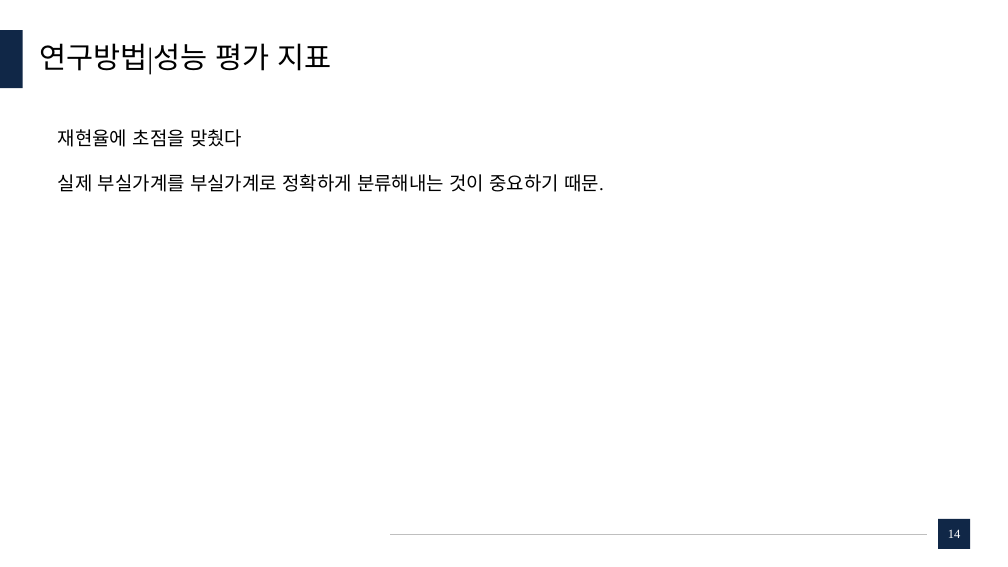
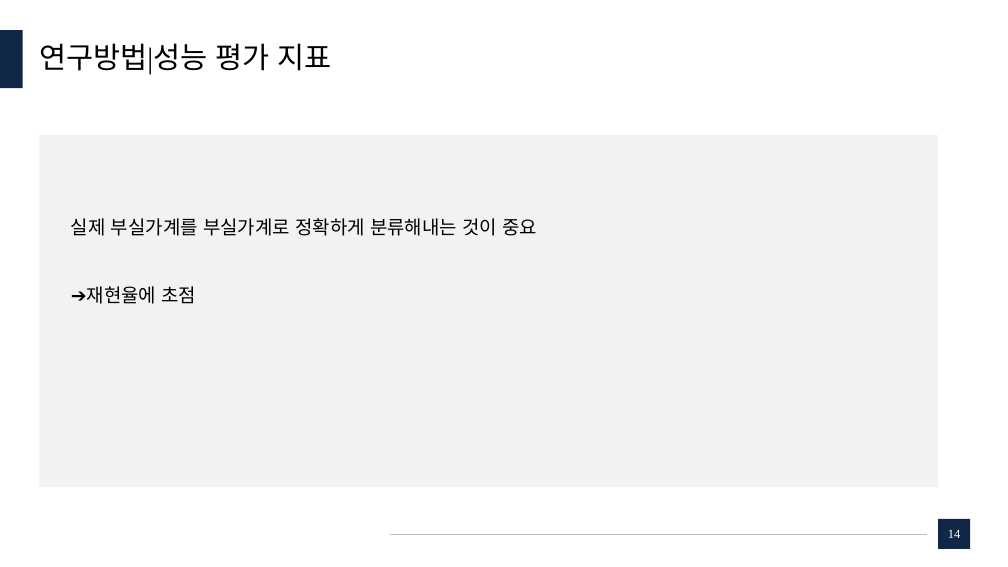
Before and after one commit to dudungE/Competition, a slide deck: slide 14 of ppt/부실가계분류모델에 관한 연구.pptx. Drawn at 1008x567 pixels with LibreOffice and Linux fonts; fonts in the diff are those of the drawing. Boxes give left, top, right and bottom in pixels: in the first picture for what was removed or moved away, otherwise in the second. Text is boxed around its words. In the diff, an @@ line names an element or a change of style, - is before the commit and + after.

```diff
--- a/ppt/부실가계분류모델에 관한 연구.pptx
+++ b/ppt/부실가계분류모델에 관한 연구.pptx
@@ rectangle added at (39, 135, 938, 488), fill #F2F2F2 @@
@@ text at (71, 218, 537, 304): text changed @@
-재현율에 초점을 맞췄다
-실제 부실가계를 부실가계로 정확하게 분류해내는 것이 중요하기 때문.
+실제 부실가계를 부실가계로 정확하게 분류해내는 것이 중요
+➔재현율에 초점
```
Also in this commit, not shown: 19 other slides changed, 7 slides added, 2 slides removed, 2 other files.
